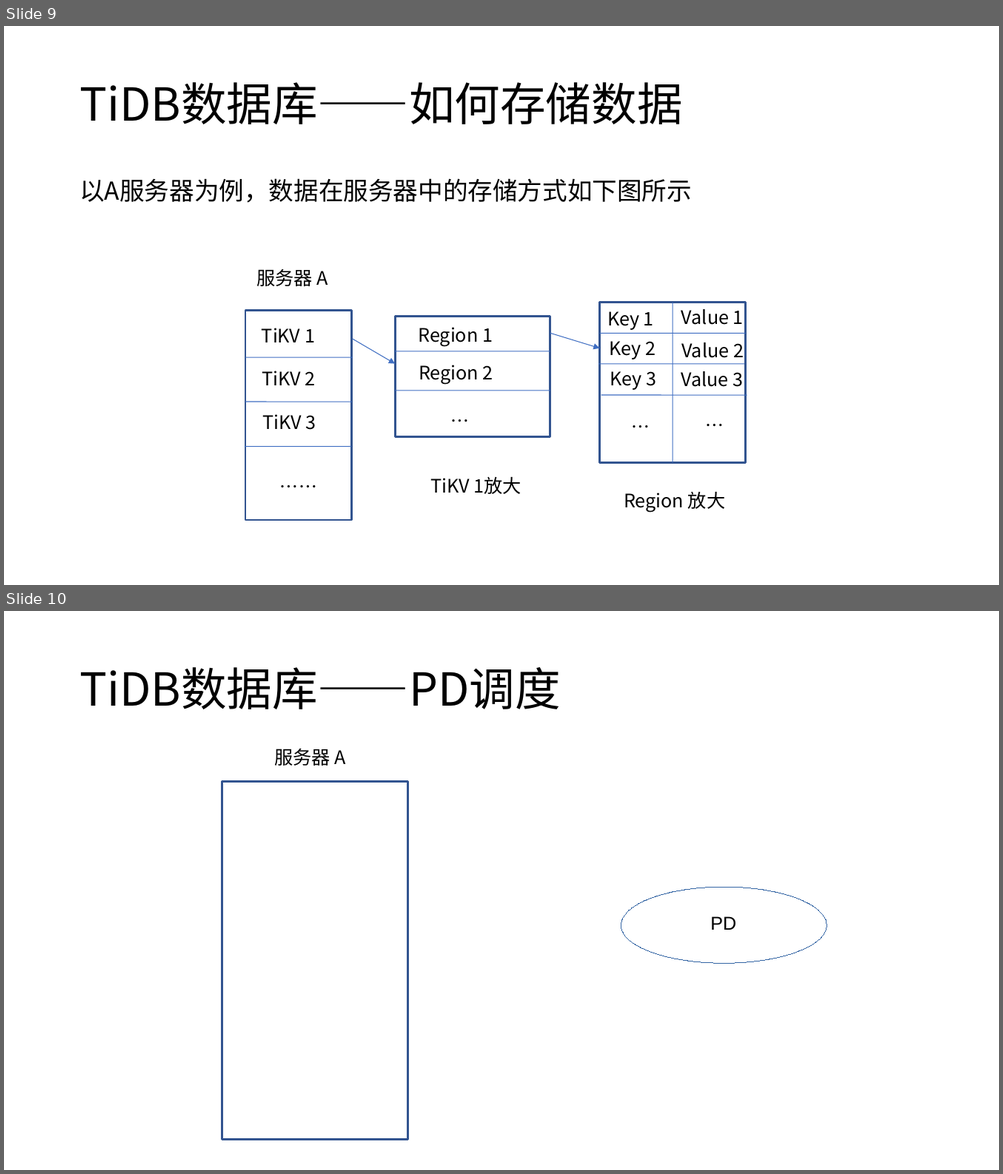
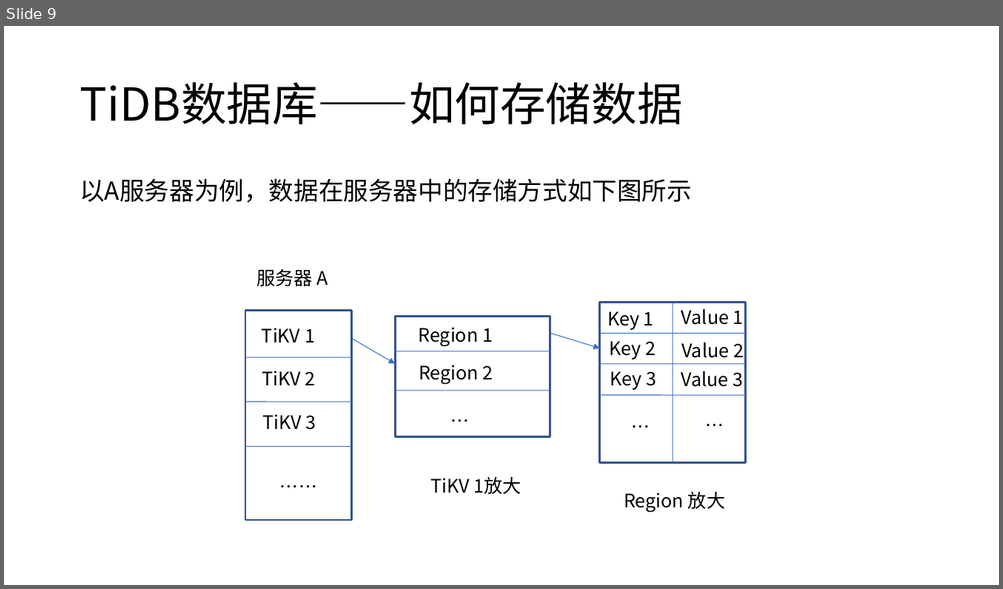
Before and after one commit to Doris404/Study-paper-channel, a slide deck: Chai' project/study material/notes/TiDB项目.pptx. Shown one above the other, each under a label of ours: slides 9 and 10 before the commit, slide 9 after it. The pictures are 1003x1174 and 1003x589 pixels, drawn with LibreOffice and Linux fonts; fonts in the diff are those of the drawing. Boxes give left, top, right and bottom in pixels: in the first picture for what was removed or moved away, otherwise in the second. Text is boxed around its words. In the diff, an @@ line names an element or a change of style, - is before the commit and + after.

```diff
--- a/Chai' project/study material/notes/TiDB项目.pptx
+++ b/Chai' project/study material/notes/TiDB项目.pptx
@@ slide 10 removed at <box>4,611,999,1170</box>, background #FFFFFF @@
@@ text removed at <box>79,667,560,709</box> @@
-TiDB数据库——PD调度
@@ text removed at <box>274,749,345,766</box> @@
-服务器 A
@@ rectangle removed at <box>222,781,407,1139</box> @@
@@ ellipse removed at <box>621,887,827,963</box> @@
@@ text removed at <box>710,917,736,930</box> @@
-PD
```
Also in this commit, not shown: 6 slides changed, 11 slides added, 1 other slide removed, 1 other file.
